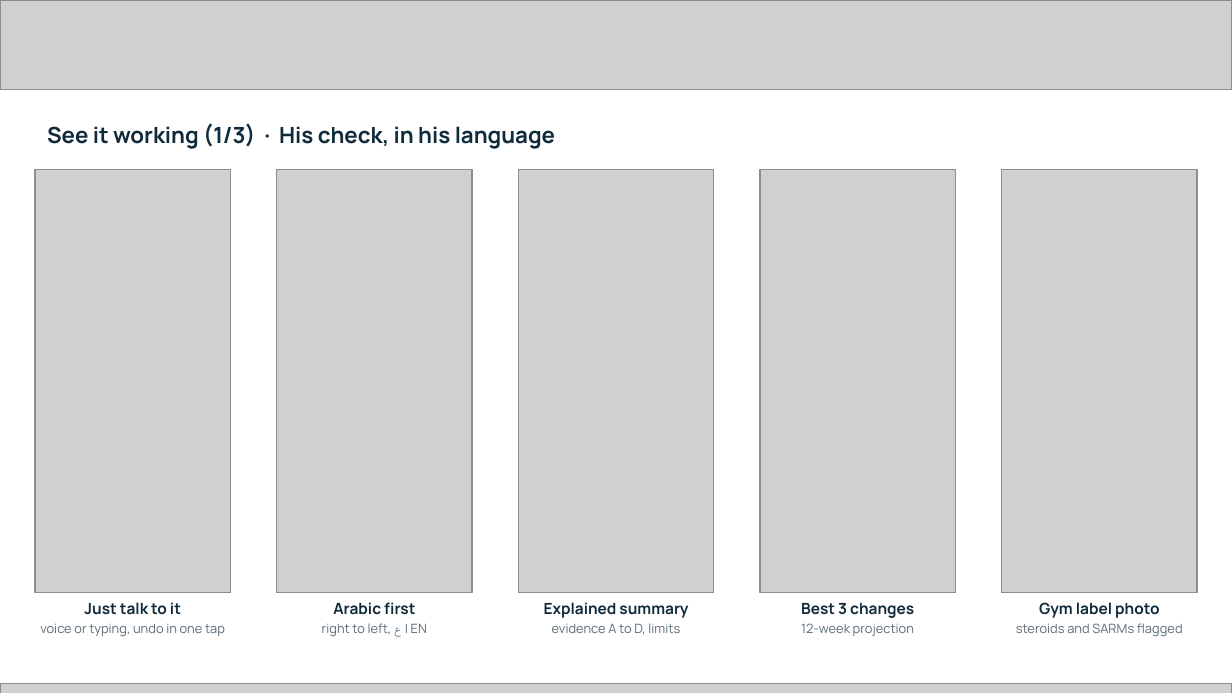
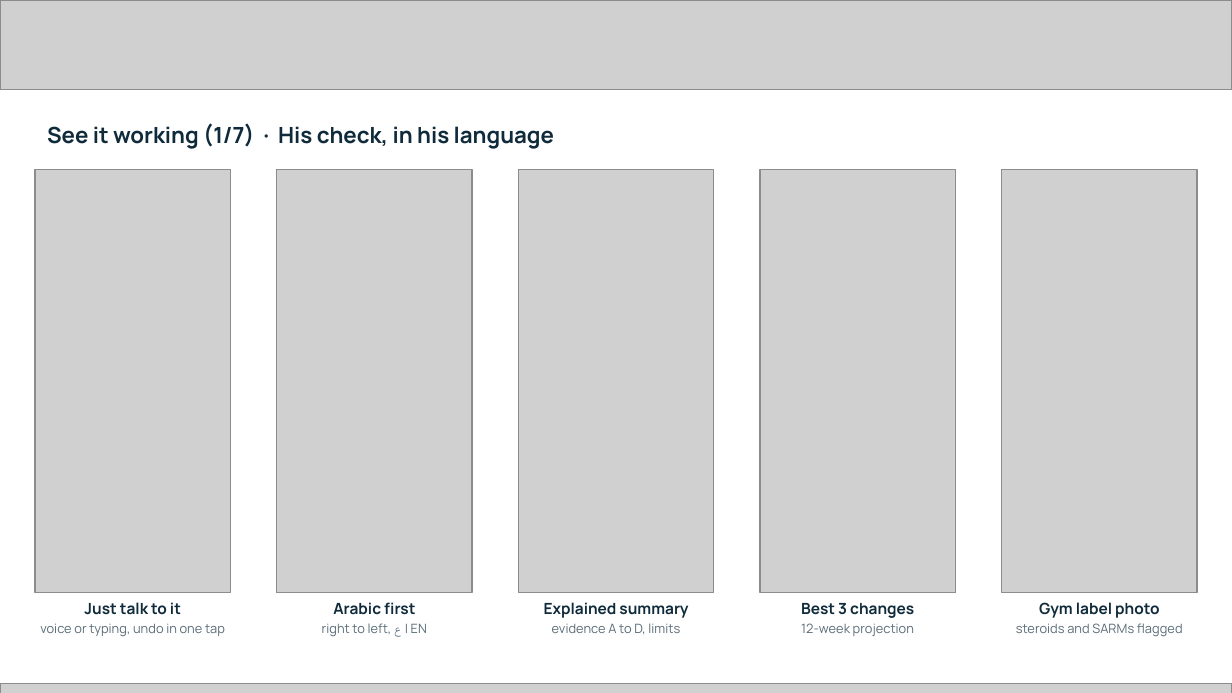
Before and after one commit to yugesh1111/riaya, a slide deck: slide 16 of docs/Riaya_Submission.pptx. Drawn at 1232x693 pixels with LibreOffice and Linux fonts; fonts in the diff are those of the drawing; grey boxes stand for pictures. Boxes give left, top, right and bottom in pixels: in the first picture for what was removed or moved away, otherwise in the second. Text is boxed around its words. In the diff, an @@ line names an element or a change of style, - is before the commit and + after.

```diff
--- a/docs/Riaya_Submission.pptx
+++ b/docs/Riaya_Submission.pptx
@@ text at (47, 123, 554, 149): text changed @@
-See it working (1/3) · His check, in his language
+See it working (1/7) · His check, in his language
```
Also in this commit, not shown: 2 other slides changed, 5 slides added, 1 other file.
